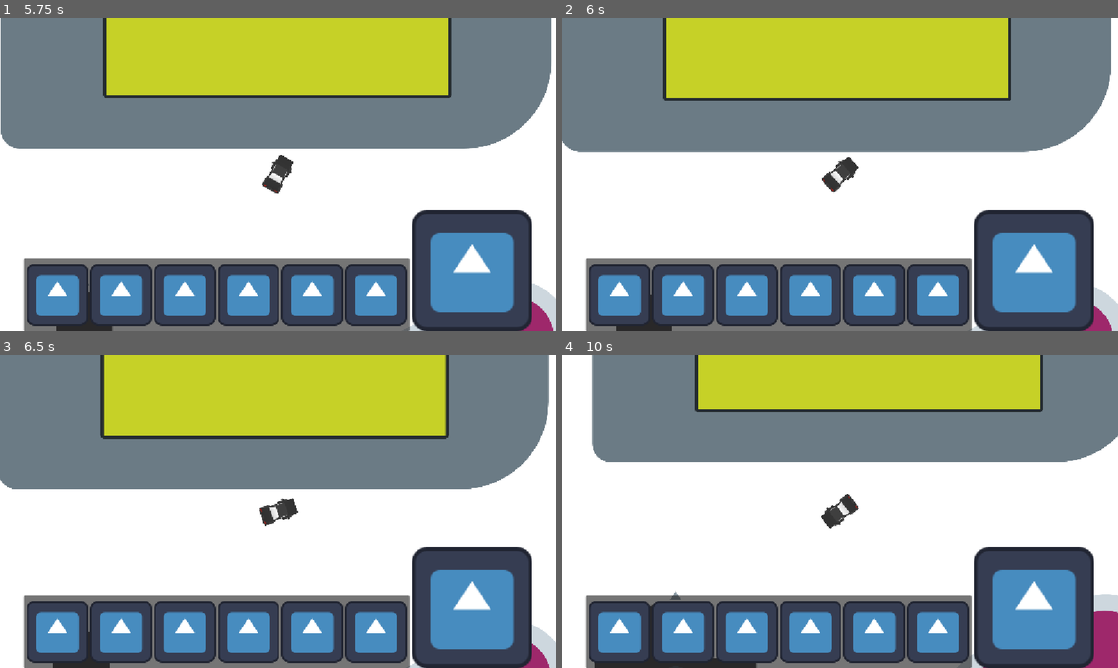
Above: before the commit, frames 1-4 (two rows, left to right).
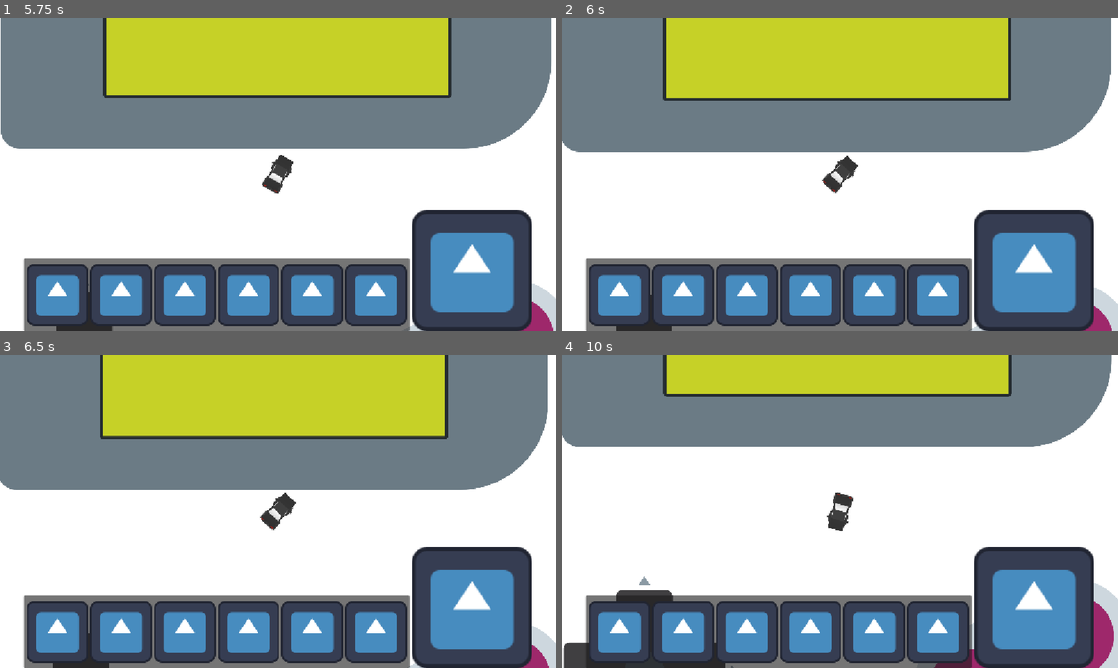
Above: after the commit, the same moments.

Repository: DBorgKiwami/game-jam-2
Game: Godot game, scene res://levels/testlevel.tscn
The game is run twice, just before and just after one commit, with the same random seed, the same clock (stepped at 60 frames per second) and the same inputs. The engine's default icon, where the game draws it, is replaced by a stand-in: a white triangle on a blue panel in a dark square.
Inputs (mouse positions are in pixels of both pictures, inside the frame that each line leads up to):
- Up to frame 1 (5.75 s): click (55, 293) at 0.5 s; click (122, 293) at 1.25 s; click (183, 293) at 2 s; click (250, 293) at 2.75 s; click (311, 293) at 3.5 s; click (378, 293) at 4.25 s; tap Enter at 5 s; hold Right (turn_right) from 5.03 s (still down); hold Up (gas_pedal) from 5.03 s (still down)
- Up to frame 2 (6 s): release Right (turn_right) at 5.78 s; release Up (gas_pedal) at 5.78 s; hold Space (brakes) from 5.78 s (still down); tap Up (gas_pedal) at 5.85 s
- Up to frame 3 (6.5 s): keep holding Space (brakes)
- Up to frame 4 (10 s): release Space (brakes) at 6.53 s; hold Up (gas_pedal) 6.53-7.28 s; hold Right (turn_right) 6.53-8.03 s; tap Up (gas_pedal) at 7.35, 8.85 s; hold Up (gas_pedal) 8.03-8.78 s; hold Left (turn_left) 8.03-9.53 s; hold Space (brakes) from 9.53 s (still down); hold Up (gas_pedal) from 9.53 s (still down)

Frame 1 is identical in both runs. In frame 2, 0.3% of the frame differs, in the area x 0-99%, y 18-100%; in frame 3, 1.0%; in frame 4, 14%, in the area x 0-100%, y 0-100%.

Commit message:
Number Changes

Diff:
--- a/player/player.gd
+++ b/player/player.gd
@@ -14,7 +14,8 @@
 @export var turnAccel : float = 1.0
 @export var turnDeccel : float = 4.0
 @export var breakingTurnAccel : float = 2.0
-@export var breakingTurnDeccel : float = 1.5
+@export var breakingTurnDeccel : float = 6.0
+@export var turnNeutral : float = 0.15
 
 @export var sprite : Sprite2D
 
@@ -75,9 +76,16 @@
 		turningSpeed = clampf((turningSpeed + (activeTurnAccel * delta)), -maxTurnSpeed, maxTurnSpeed)
 	else:
 		if turningSpeed < 0:
-			turningSpeed = clampf((turningSpeed + (activeTurnDecel * delta)), -maxTurnSpeed, 0)
+			turningSpeed = clampf((turningSpeed + (activeTurnDecel * delta)), -maxTurnSpeed, maxTurnSpeed)
 		elif turningSpeed > 0:
-			turningSpeed = clampf((turningSpeed - (activeTurnDecel * delta)), 0, maxTurnSpeed)
+			turningSpeed = clampf((turningSpeed - (activeTurnDecel * delta)), -maxTurnSpeed, maxTurnSpeed)
+		if abs(turningSpeed) < turnNeutral:
+			turningSpeed = 0
+
+	# Lower Speed If Deccelarating
+
+	if forwardSpeed > activeMaxSpeed:
+		forwardSpeed = clampf(forwardSpeed - activeDecel, activeMaxSpeed, maxSpeed)
 
 	# Set velocity
 
--- a/player/playercar.tscn
+++ b/player/playercar.tscn
@@ -8,12 +8,13 @@
 [node name="Car" type="CharacterBody2D" unique_id=2090852087 node_paths=PackedStringArray("sprite")]
 script = ExtResource("1_wwgfg")
 maxSpeed = 500.0
-maxBrakingSpeed = 100.0
+maxBrakingSpeed = 300.0
 acceleration = 100.0
 deceleration = 50.0
 brakingAccel = 20.0
-brakingDecel = 250.0
+brakingDecel = 200.0
 turnAccel = 2.0
+breakingTurnAccel = 4.0
 sprite = NodePath("Sprite2D")
 
 [node name="Sprite2D" type="Sprite2D" parent="." unique_id=1593473271]
